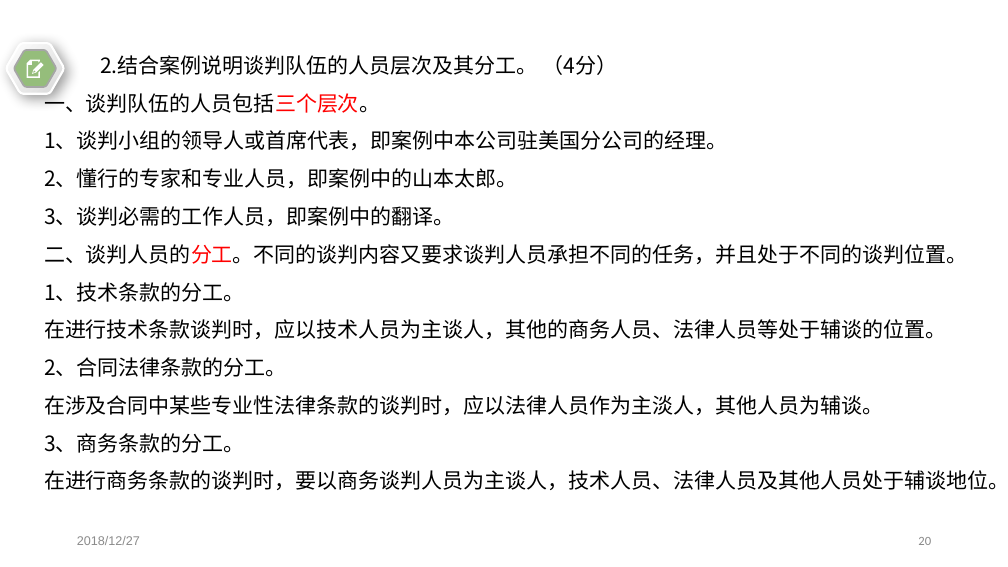
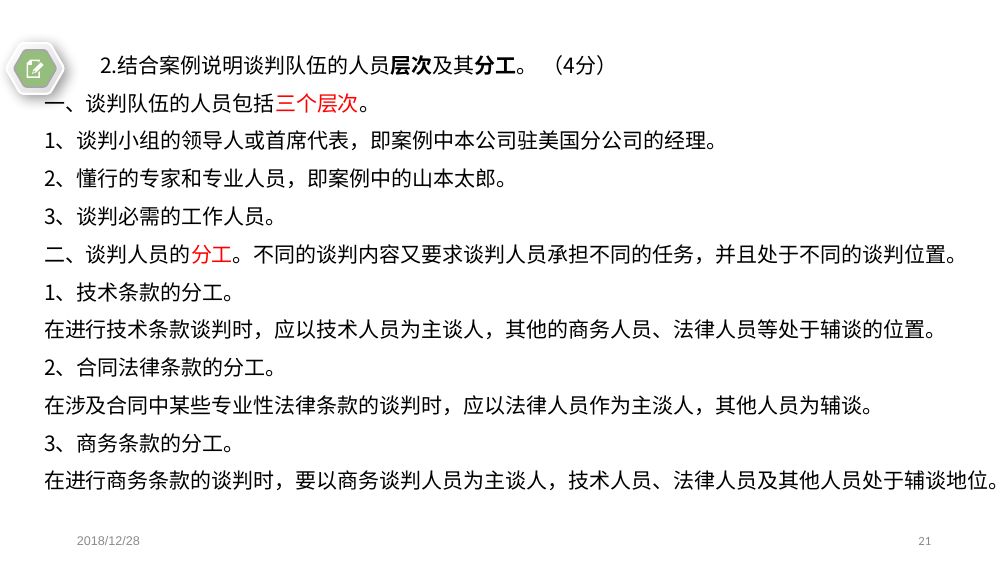
Before and after one commit to Call-me-zhy/tangtang, a slide deck: slide 21 of 3 国际商务谈判/课件/国际商务谈判精讲9.pptx (slide 20 before the commit). Drawn at 1008x567 pixels with LibreOffice and Linux fonts; fonts in the diff are those of the drawing. Boxes give left, top, right and bottom in pixels: in the first picture for what was removed or moved away, otherwise in the second. Text is boxed around its words. In the diff, an @@ line names an element or a change of style, - is before the commit and + after.

Commit message:
国际商务谈判精讲9修改

```diff
--- a/3 国际商务谈判/课件/国际商务谈判精讲9.pptx
+++ b/3 国际商务谈判/课件/国际商务谈判精讲9.pptx
@@ text at (x1=100, y1=55, x2=618, y2=75): bold on in "2.结合案例说明谈判队伍的人员层次及其分工。" @@
@@ text at (x1=44, y1=206, x2=287, y2=226): text changed @@
-3、谈判必需的工作人员，即案例中的翻译。
+3、谈判必需的工作人员。
@@ text at (x1=77, y1=536, x2=140, y2=545): text changed @@
-2018/12/27
+2018/12/28
@@ page number at (x1=918, y1=537, x2=931, y2=545): text changed @@
-20
+21
```
Also in this commit, not shown: 49 other slides changed, 3 slides added, 1 slide removed, 11 other files.
